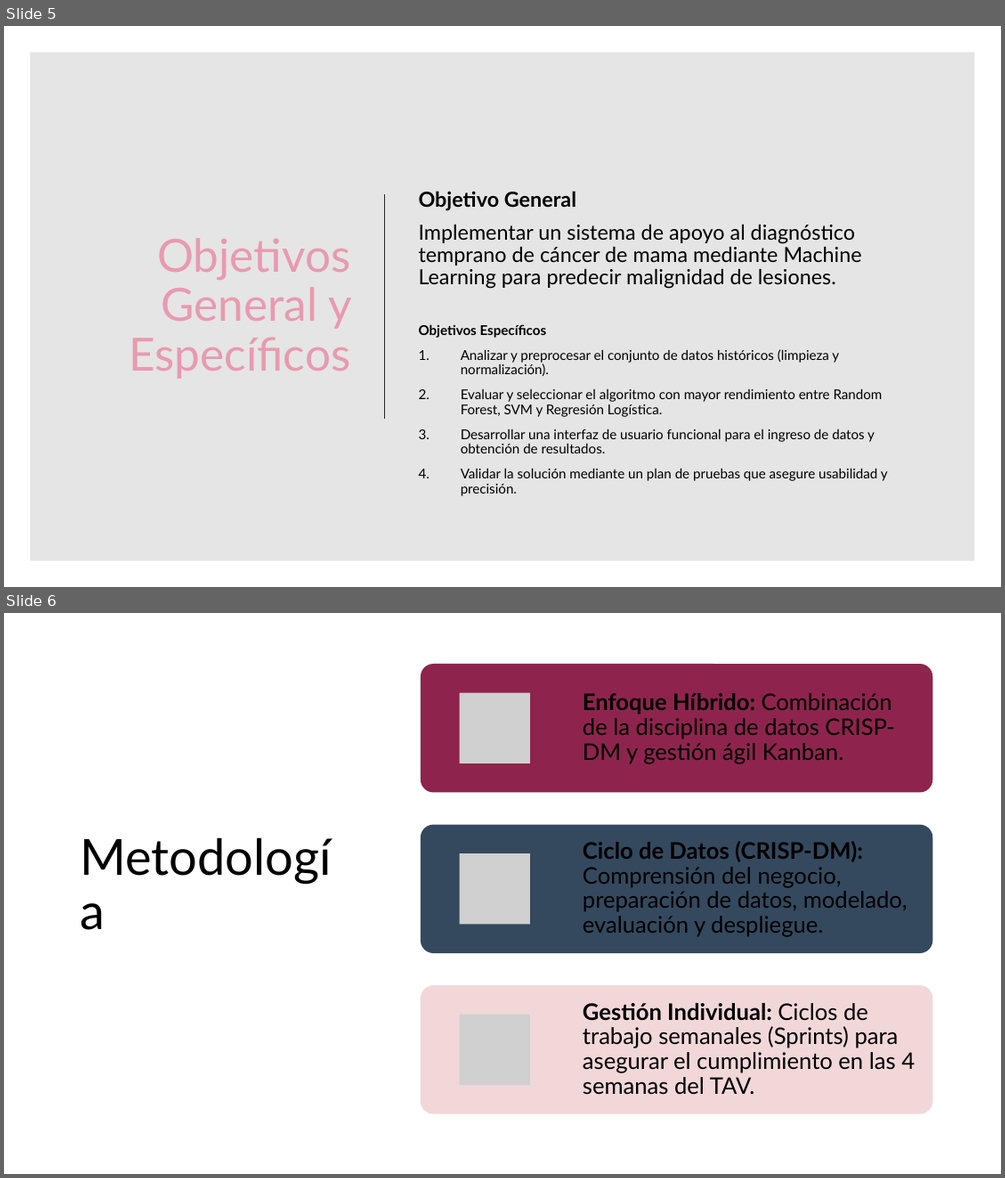
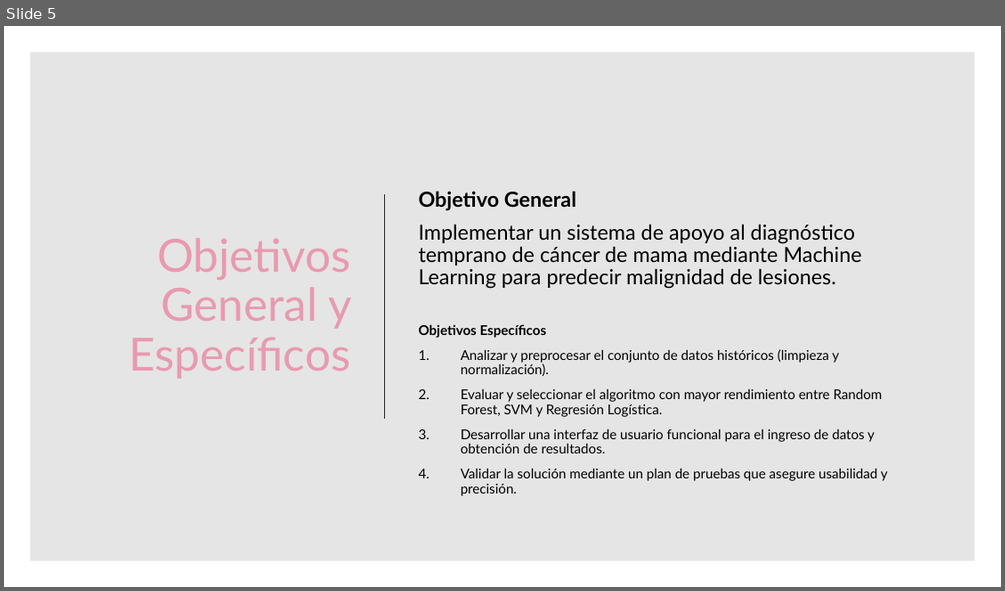
Before and after one commit to sharkz14/Capstone-Karla-Acuna-2026, a slide deck: FASE 1/Evidencias Grupales/Presentacion_Sistema de Apoyo al Diagnóstico Temprano de Cáncer.pptx. Shown one above the other, each under a label of ours: slides 5 and 6 before the commit, slide 5 after it. The pictures are 1005x1178 and 1005x591 pixels, drawn with LibreOffice and Linux fonts; fonts in the diff are those of the drawing; grey boxes stand for pictures. Boxes give left, top, right and bottom in pixels: in the first picture for what was removed or moved away, otherwise in the second. Text is boxed around its words. In the diff, an @@ line names an element or a change of style, - is before the commit and + after.

```diff
--- a/FASE 1/Evidencias Grupales/Presentacion_Sistema de Apoyo al Diagnóstico Temprano de Cáncer.pptx
+++ b/FASE 1/Evidencias Grupales/Presentacion_Sistema de Apoyo al Diagnóstico Temprano de Cáncer.pptx
@@ slide 6 removed at [4, 613, 1001, 1174], background #FFFFFF @@
@@ title removed at [73, 658, 348, 1114] @@
-Metodología
@@ group removed at [421, 664, 933, 1114]: 3 rounded rectangles, 3 pictures, 3 texts @@
-Enfoque Híbrido: Combinación de la disciplina de datos CRISP-DM y gestión ágil Kanban.
-Ciclo de Datos (CRISP-DM): Comprensión del negocio, preparación de datos, modelado, evaluación y despliegue.
-Gestión Individual: Ciclos de trabajo semanales (Sprints) para asegurar el cumplimiento en las 4 semanas del TAV.
```
Also in this commit, not shown: 2 slides changed, 2 slides added, 1 other slide removed, 1 other file.
